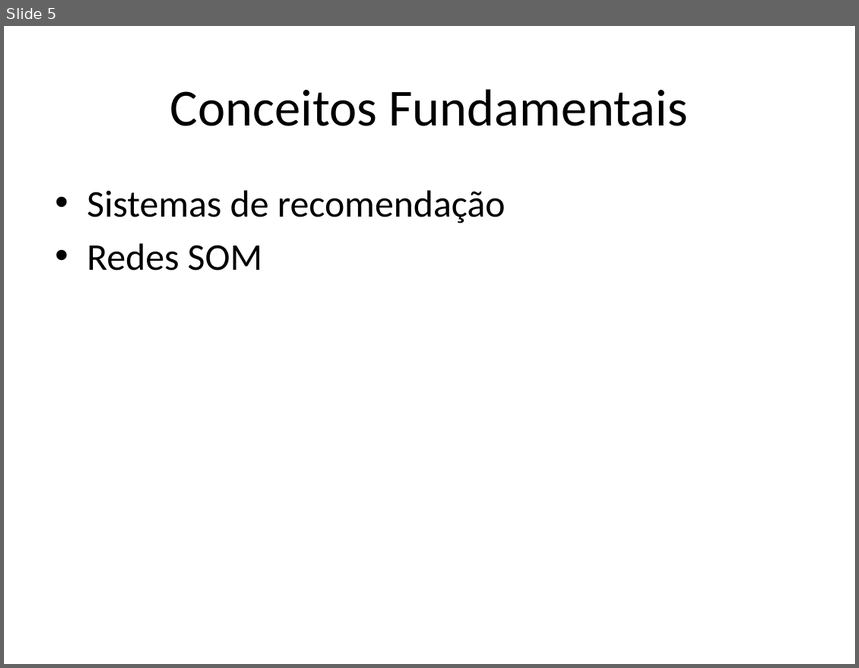
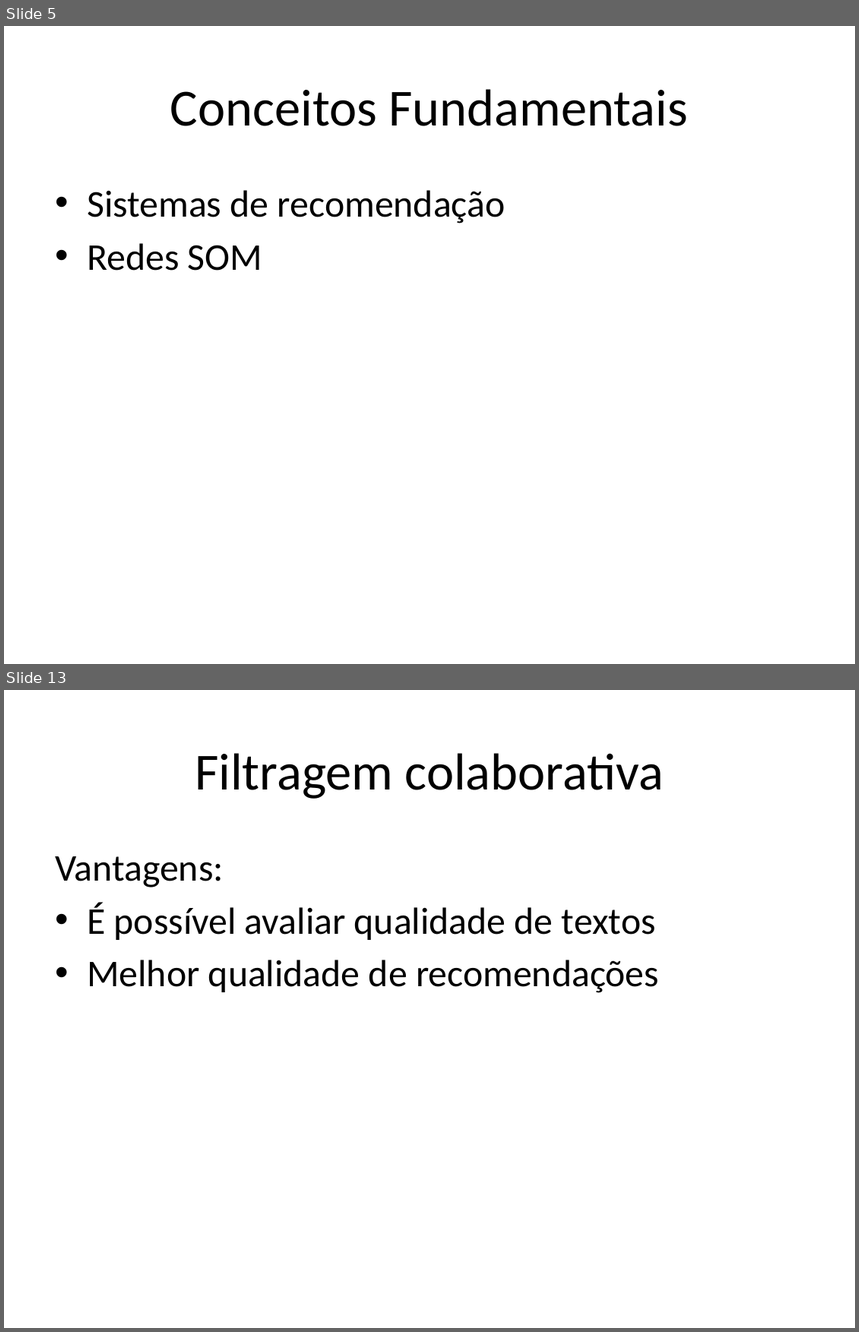
Before and after one commit to andersonberg/srsom, a slide deck: Apresentação/TCC_AndersonBerg_Apresentação.pptx. Shown one above the other, each under a label of ours: slide 5 before the commit, slides 5 and 13 after it; the slides between them are not shown. The pictures are 859x668 and 859x1332 pixels, drawn with LibreOffice and Linux fonts; fonts in the diff are those of the drawing. Boxes give left, top, right and bottom in pixels: in the first picture for what was removed or moved away, otherwise in the second. Text is boxed around its words. In the diff, an @@ line names an element or a change of style, - is before the commit and + after.

```diff
--- a/Apresentação/TCC_AndersonBerg_Apresentação.pptx
+++ b/Apresentação/TCC_AndersonBerg_Apresentação.pptx
@@ slide 13 added at <box>4,690,855,1328</box>, background #FFFFFF @@
@@ title added at <box>195,753,664,799</box>, 44 pt, text #000000 @@
+Filtragem colaborativa
@@ text added at <box>55,856,659,993</box>, 32 pt, text #000000 @@
+Vantagens:
+• É possível avaliar qualidade de textos
+• Melhor qualidade de recomendações
```
Also in this commit, not shown: 25 other slides added, 1 slide removed, 4 other files.
